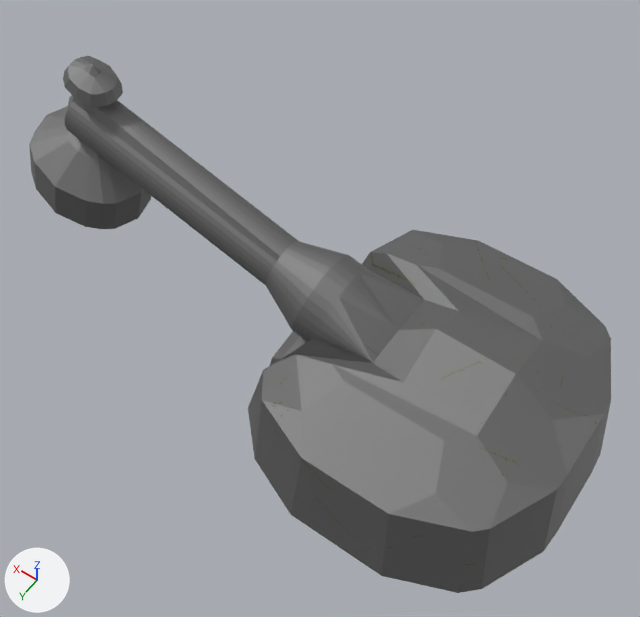
Before and after pictures for a commit that changed the FBX model Assets/Resources/Models/Prefabs/Turrets/HammerDown1.fbx.
One viewpoint serves both versions: a camera (50 mm lens) standing at (-4.84, 11.9, 22.16) and looking at (3.43, 0.33, 3.98). Arrows for +X, +Y and +Z are at lower left; the lights stay in place. The first picture is the older version. Where no turn or scale is listed for an object, it has been applied to the vertices.

Objects in the first picture: 'HammerDown'.
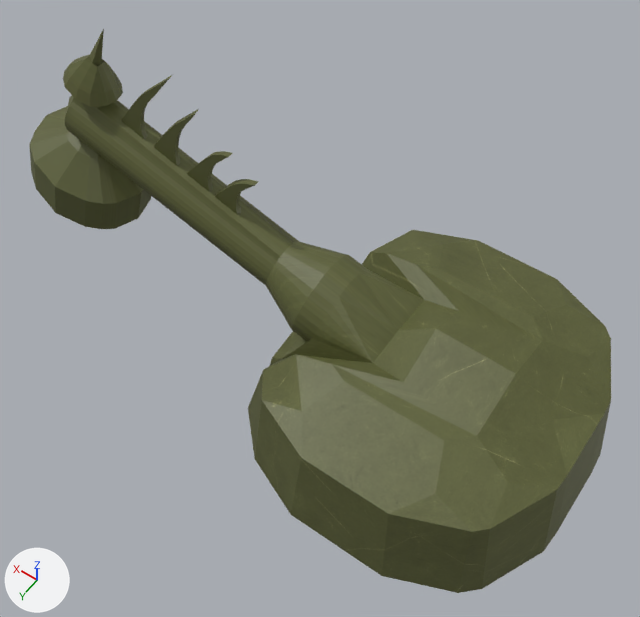
Boxes [x1, y1, x2, y2] around the edits, measured in the pictures (640 x 617 px):
'HammerDown', surface changed, reshaped: before [29, 56, 611, 593]; after [29, 29, 611, 593]
part 1 of me_cube_008, built on: before [68, 56, 290, 256]; after [68, 29, 290, 256]

What the commit changed:
Picture 'ArmyGreenPaint.png' (img_armygreenpaint_png) is new.
In material 'Material.008' (mat_material_008), metallic goes from 1.0 to 0.0.
In material 'Material.008' (mat_material_008), roughness goes from 0.691 to 0.5.
Material 'Material.008' (mat_material_008) changes its picture from img_basegraypaint_png to img_armygreenpaint_png.
me_cube_008 is used by ob_hammerdown; location (0.0, 0.0, 0.0).
me_cube_008 had 478 vertices, 487 faces and spanned x -4.3..13.8, y -4.5..4.5, z 0.0..8.2.
me_cube_008 now has 686 vertices, 687 faces and spans x -4.3..13.8, y -4.5..4.5, z 0.0..9.6.
Part 1, on me_cube_008:
3 faces are deleted.
8 vertices in x 10.6..11.0, y -0.1..0.1, z 8.0..8.1 move by (-0.2, 0.0, 0.4).
1 vertex moves from x 10.7, y 0.0, z 8.2 to x 10.0, y 0.0, z 9.6.
208 vertices are added at x 5.5..9.9, y 0.0..0.1, z 5.6..9.2.
203 new faces join them.
